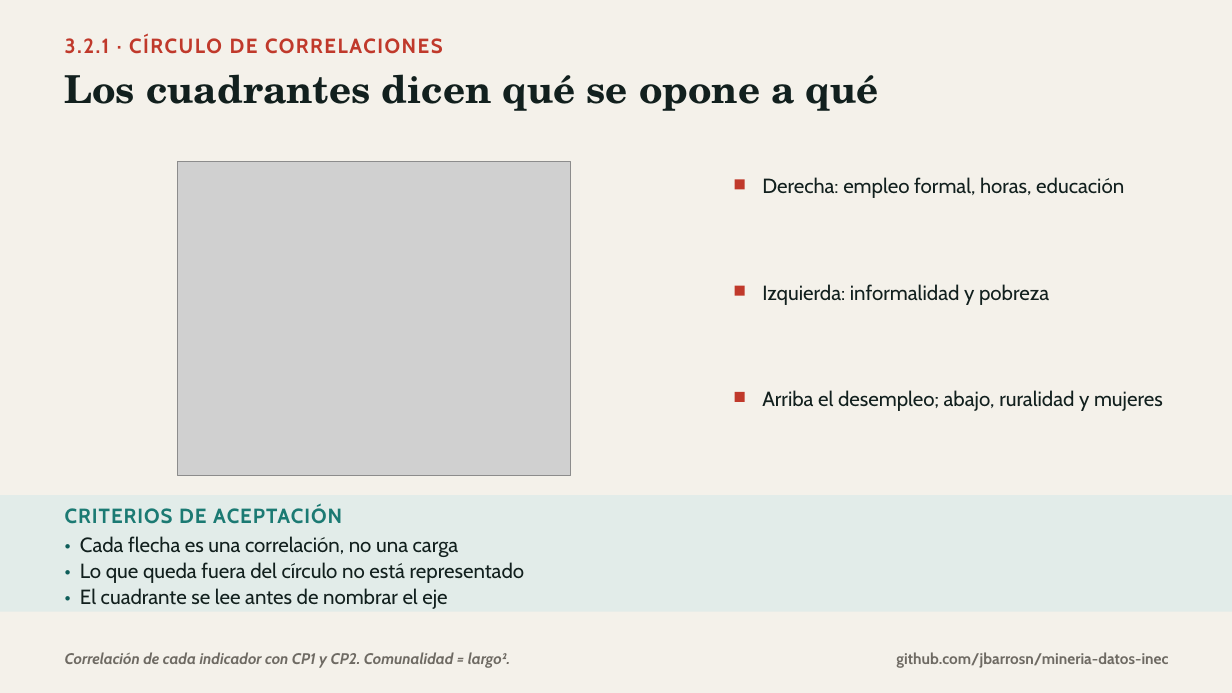
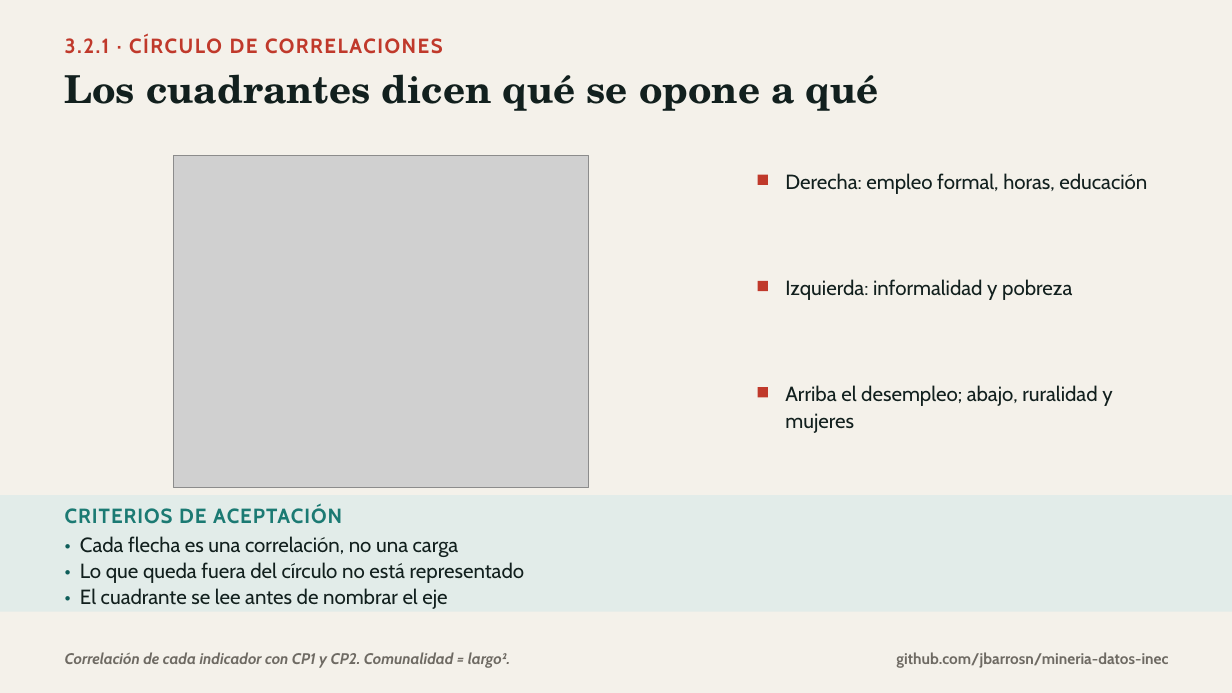
Before and after one commit to jbarrosn/mineria-datos-inec, a slide deck: slide 7 of docs/diapositivas/02_multivariante.pptx. Drawn at 1232x693 pixels with LibreOffice and Linux fonts; fonts in the diff are those of the drawing; grey boxes stand for pictures. Boxes give left, top, right and bottom in pixels: in the first picture for what was removed or moved away, otherwise in the second. Text is boxed around its words. In the diff, an @@ line names an element or a change of style, - is before the commit and + after.

```diff
--- a/docs/diapositivas/02_multivariante.pptx
+++ b/docs/diapositivas/02_multivariante.pptx
@@ picture: place and size @@
-picture at (178, 162, 571, 476)
+picture at (173, 155, 589, 488)
@@ 3 rectangles: place and size @@
-3 rectangles at (735, 179, 745, 402)
+3 rectangles at (758, 175, 768, 397)
@@ text "Derecha: empleo formal, horas, educación": place and size @@
-text "Derecha: empleo formal, horas, educación" at (762, 177, 1124, 198)
+text "Derecha: empleo formal, horas, educación" at (785, 173, 1147, 194)
@@ text "Izquierda: informalidad y pobreza": place and size @@
-text "Izquierda: informalidad y pobreza" at (762, 284, 1049, 305)
+text "Izquierda: informalidad y pobreza" at (785, 279, 1072, 300)
@@ text "Arriba el desempleo; abajo, ruralidad ..." rewrapped from (762, 390, 1163, 411) to (785, 385, 1112, 433) @@
```
Also in this commit, not shown: 2 other slides changed, 14 other files.
